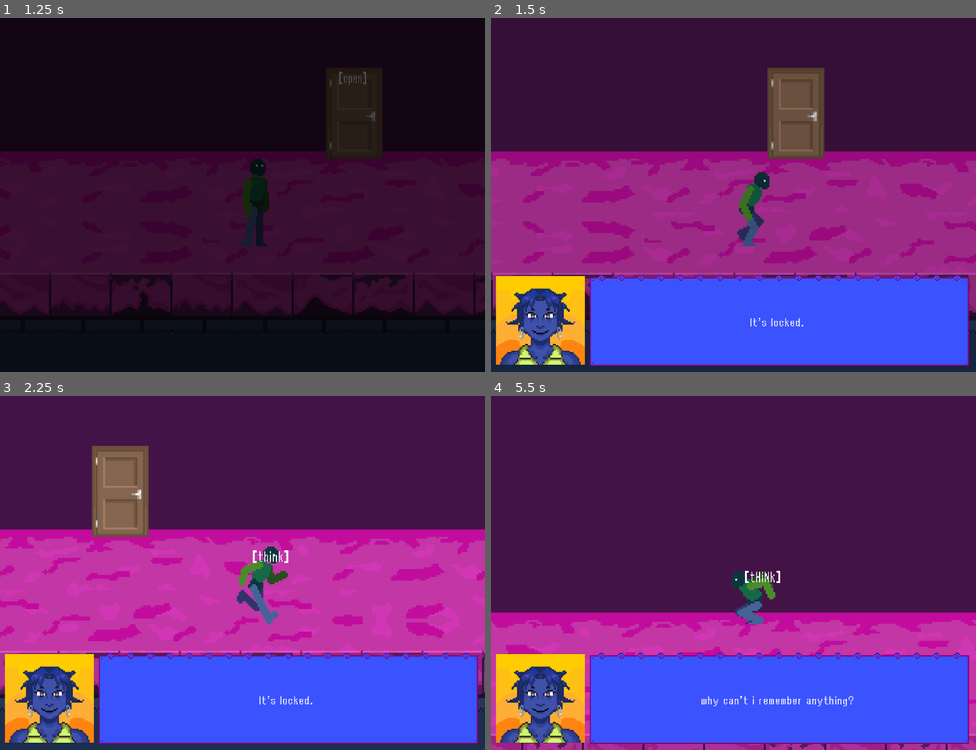
Above: before the commit, frames 1-4 (two rows, left to right).
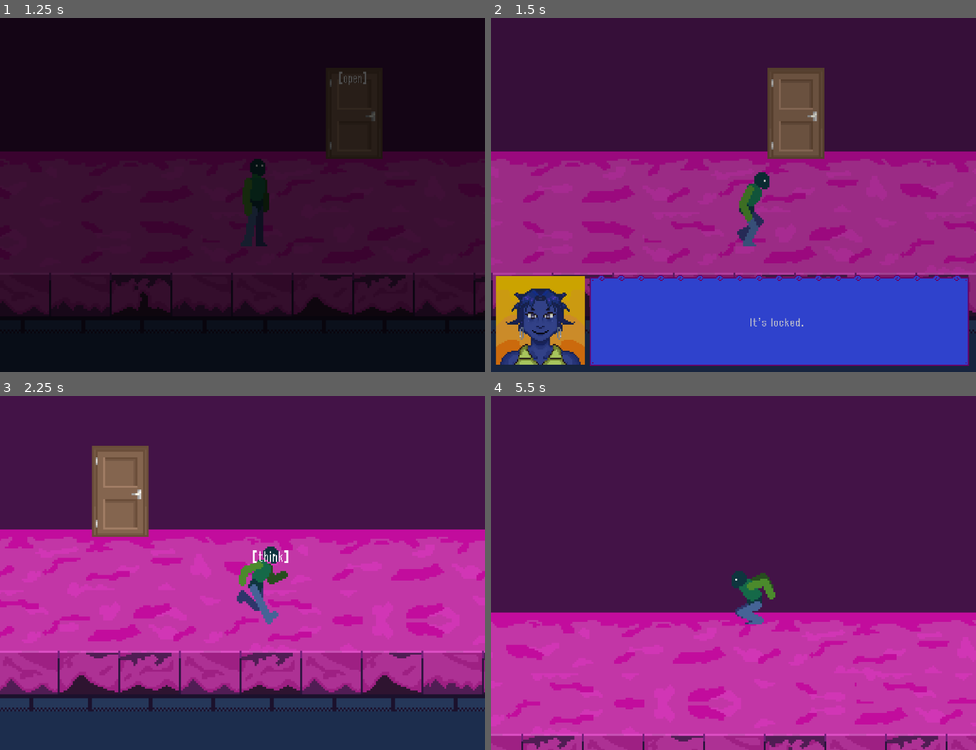
Above: after the commit, the same moments.

Repository: nisaturk/mirrorfixer-prototype
Game: Godot game, scene res://scenes/main_menu.tscn
Two runs of this game, one before a commit and one after it. Both use one fixed random seed, a clock stepped at 60 frames per second and the inputs below.
Inputs (mouse positions are in pixels of both pictures, inside the frame that each line leads up to):
- Up to frame 1 (1.25 s): click "START THIS SHIT" at 0.5 s
- Up to frame 2 (1.5 s): move the mouse to (840, 177) at 1.27 s; press the mouse at (840, 177) at 1.28 s; hold Right (move_right) from 1.28 s (still down)
- Up to frame 3 (2.25 s): keep holding Right (move_right); tap Up (jump) at 1.52 s; move the mouse to (145, 590) at 2.02 s; release the mouse at (145, 590) at 2.03 s; click (145, 590) at 2.1 s
- Up to frame 4 (5.5 s): tap Up (jump) at 2.27, 3.77, 4.52, 5.27 s; move the mouse to (782, 495) at 2.77 s; release Right (move_right) at 2.78 s; press the mouse at (782, 495) at 2.78 s; hold Left (move_left) 2.78-3.53 s; move the mouse to (709, 643) at 3.52 s; release the mouse at (709, 643) at 3.53 s; hold Right (move_right) 3.53-5.03 s; click (709, 643) at 3.6 s; move the mouse to (879, 626) at 4.27 s; press the mouse at (879, 626) at 4.28 s; move the mouse to (588, 519) at 5.02 s; release the mouse at (588, 519) at 5.03 s; hold Left (move_left) from 5.03 s (still down); click (588, 519) at 5.1 s

Frame 1 is identical in both runs. In frame 2, 24% of the frame differs, in the area x 1-99%, y 72-99%; in frame 3, 24%; in frame 4, 24%, in the area x 1-99%, y 49-99%.

Commit message:
minor fixes

Diff:
--- a/project.godot
+++ b/project.godot
@@ -59,6 +59,7 @@
 interact={
 "deadzone": 0.2,
 "events": [Object(InputEventMouseButton,"resource_local_to_scene":false,"resource_name":"","device":-1,"window_id":0,"a …(258 unchanged characters)…
+, Object(InputEventKey,"resource_local_to_scene":false,"resource_name":"","device":-1,"window_id":0,"alt_pressed":false,"shift_pressed":false,"ctrl_pressed":false,"meta_pressed":false,"pressed":false,"keycode":0,"physical_keycode":32,"key_label":0,"unicode":32,"location":0,"echo":false,"script":null)
 ]
 }
 pause={
--- a/scenes/DialogueUI.tscn
+++ b/scenes/DialogueUI.tscn
@@ -56,6 +56,7 @@
 grow_horizontal = 2
 grow_vertical = 0
 scale = Vector2(0.9754084, 0.9754084)
+mouse_filter = 2
 
 [node name="PortraitBox" type="PanelContainer" parent="MainLayout"]
 custom_minimum_size = Vector2(72, 72)
@@ -93,6 +94,7 @@
 grow_horizontal = 2
 grow_vertical = 2
 scale = Vector2(0.98846734, 0.7700071)
+mouse_filter = 2
 theme = SubResource("Theme_rmr67")
 
 [node name="MarginContainer" type="MarginContainer" parent="MainLayout/ContentBox/MainLayoutContainer"]
@@ -105,6 +107,7 @@
 theme_override_constants/margin_bottom = 6
 
 [node name="DialogueLabel" type="Label" parent="MainLayout/ContentBox/MainLayoutContainer/MarginContainer"]
+custom_minimum_size = Vector2(5, 5)
 layout_mode = 2
 size_flags_vertical = 1
 theme_override_fonts/font = ExtResource("3_7de8d")
--- a/scenes/floor.tscn
+++ b/scenes/floor.tscn
@@ -3963,7 +3963,7 @@
 position = Vector2(5, -35)
 
 [node name="IA2UnlockedDoor" parent="IAAreas" instance=ExtResource("9_ghsyk")]
-position = Vector2(132, -9)
+position = Vector2(133.00002, -9)
 scale = Vector2(0.909556, 1)
 dialogue_id = "unlocked"
 portrait_id = "player_default"
--- a/scripts/DialogueUI.gd
+++ b/scripts/DialogueUI.gd
@@ -1,7 +1,4 @@
 extends CanvasLayer
-
-signal dialogue_cancelled(caller_node)
-signal action_triggered(action_name, caller_node)
 
 const portrait_map = { # new portrait library hehe
 	"player_default": "res://assets/ui/portraits/thep-idle.png",
@@ -27,8 +24,11 @@
 		button.queue_free()
 
 	if id == "end":
+		if current_start_id != "" and not GlobalState.finished_dialogues.has(current_start_id):
+			GlobalState.finished_dialogues.append(current_start_id)
+
 		hide_box()
-		Events.emit_signal("dialogue_ended", current_caller)
+		Events.dialogue_ended.emit(current_caller)
 		return
 
 	var node_data = DialogueData.get_dialogue_node(id)
@@ -90,7 +90,7 @@
 	else:
 		portrait_box.hide()
 
-	Events.emit_signal("dialogue_started")
+	Events.dialogue_started.emit()
 	process_node(start_id)
 
 func _on_choice_made(next_id: String):
@@ -106,10 +106,7 @@
 	for button in choice_container.get_children():
 		button.queue_free()
 
-# replaced _input with this
-func _unhandled_input(event):
-	if event.is_action_pressed("interact"):
-		print("DialogueUI heard Interact!")
+func _input(event):
 	if not visible:
 		return
 
@@ -125,4 +122,4 @@
 # handles the "action" tags from the JSON
 func handle_action(action_name: String):
 	# updated with a signal instead of the if blocks :')
-	emit_signal("action_triggered", action_name, current_caller)
+	Events.emit_signal("action_triggered", action_name, current_caller)
--- a/scripts/action_manager.gd
+++ b/scripts/action_manager.gd
@@ -84,7 +84,6 @@
 		caller_node.open_doors()
 
 func _on_Player_interacted(interactable_node):
-	# get variables JUST in case the object is a simple Area2D node
 	var object_id = interactable_node.get("dialogue_id")
 	var portrait_id = interactable_node.get("portrait_id")
 	# if it's a child node (like Miss Manager's interactable), the caller is the parent
--- a/scripts/elevator.gd
+++ b/scripts/elevator.gd
@@ -8,7 +8,6 @@
 
 func _ready():
 	close_timer.timeout.connect(close_doors)
-	DialogueUI.dialogue_cancelled.connect(_on_dialogue_cancelled)
 	animated_sprite.animation_finished.connect(_on_animation_finished)
 
 	if GlobalState.just_used_elevator:
--- a/scripts/events.gd
+++ b/scripts/events.gd
@@ -1,9 +1,13 @@
 extends Node
 
 # signals for dialogues
+@warning_ignore("unused_signal") # supressin em bc theyre annoying
 signal request_dialogue(start_id: String, caller: Node, portrait_id: String)
+@warning_ignore("unused_signal")
 signal dialogue_started
+@warning_ignore("unused_signal")
 signal dialogue_ended(caller: Node)
 
-# signals for actions!! + game logic stuff
+# signals for actions!!
+@warning_ignore("unused_signal")
 signal action_triggered(action_name: String, caller: Node)
--- a/scripts/player.gd
+++ b/scripts/player.gd
@@ -56,7 +56,6 @@
 
 	$InteractionDetector.area_entered.connect(_on_detector_area_entered)
 	$InteractionDetector.area_exited.connect(_on_detector_area_exited)
-	DialogueUI.dialogue_cancelled.connect(_on_dialogue_ended)
 
 func _on_detector_area_entered(area):
 	if area is Interactable:
@@ -94,7 +93,7 @@
 		if current_best_interactable:
 			current_best_interactable.show_hint()
 
-func _unhandled_input(event):
+func _input(event):
 	if is_interacting:
 		return
 
@@ -102,15 +101,12 @@
 		return
 
 	if event.is_action_pressed("interact"):
-		print("Player heard Interact! is_interacting = ", is_interacting)
+		print("Player heard Interact!")
 
 		if current_best_interactable != null:
 			get_viewport().set_input_as_handled()
-			Events.emit_signal("request_dialogue",
-				current_best_interactable.dialogue_id,
-				current_best_interactable,
-				current_best_interactable.portrait_id
-			)
+			interacted.emit(current_best_interactable)
+
 			current_best_interactable.hide_hint()
 
 func _on_dialogue_started():
@@ -118,4 +114,6 @@
 	animated_sprite.play("idle")
 
 func _on_dialogue_ended(_caller):
+	await get_tree().process_frame
 	is_interacting = false
+	_update_interaction_focus()
